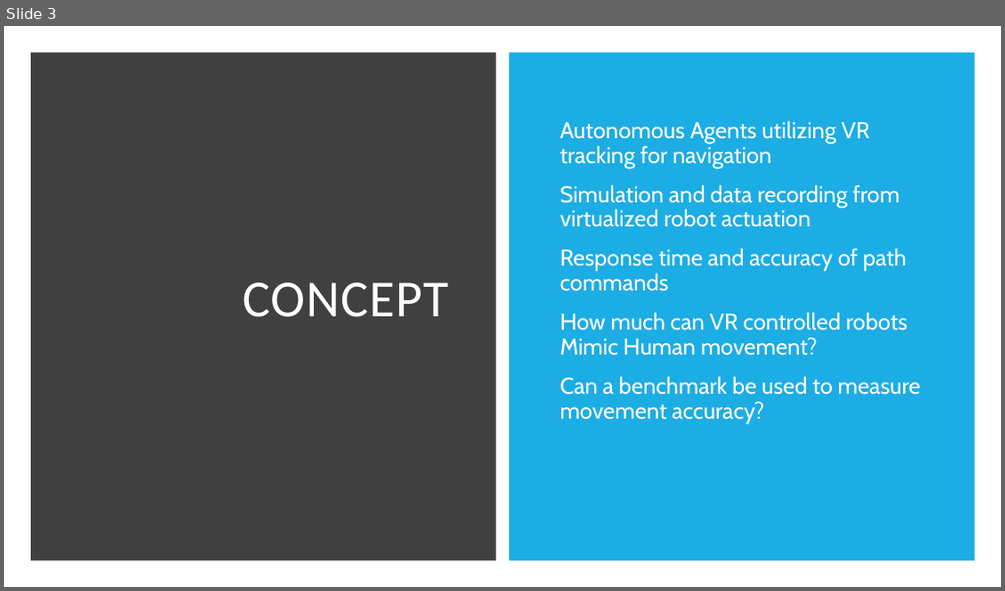
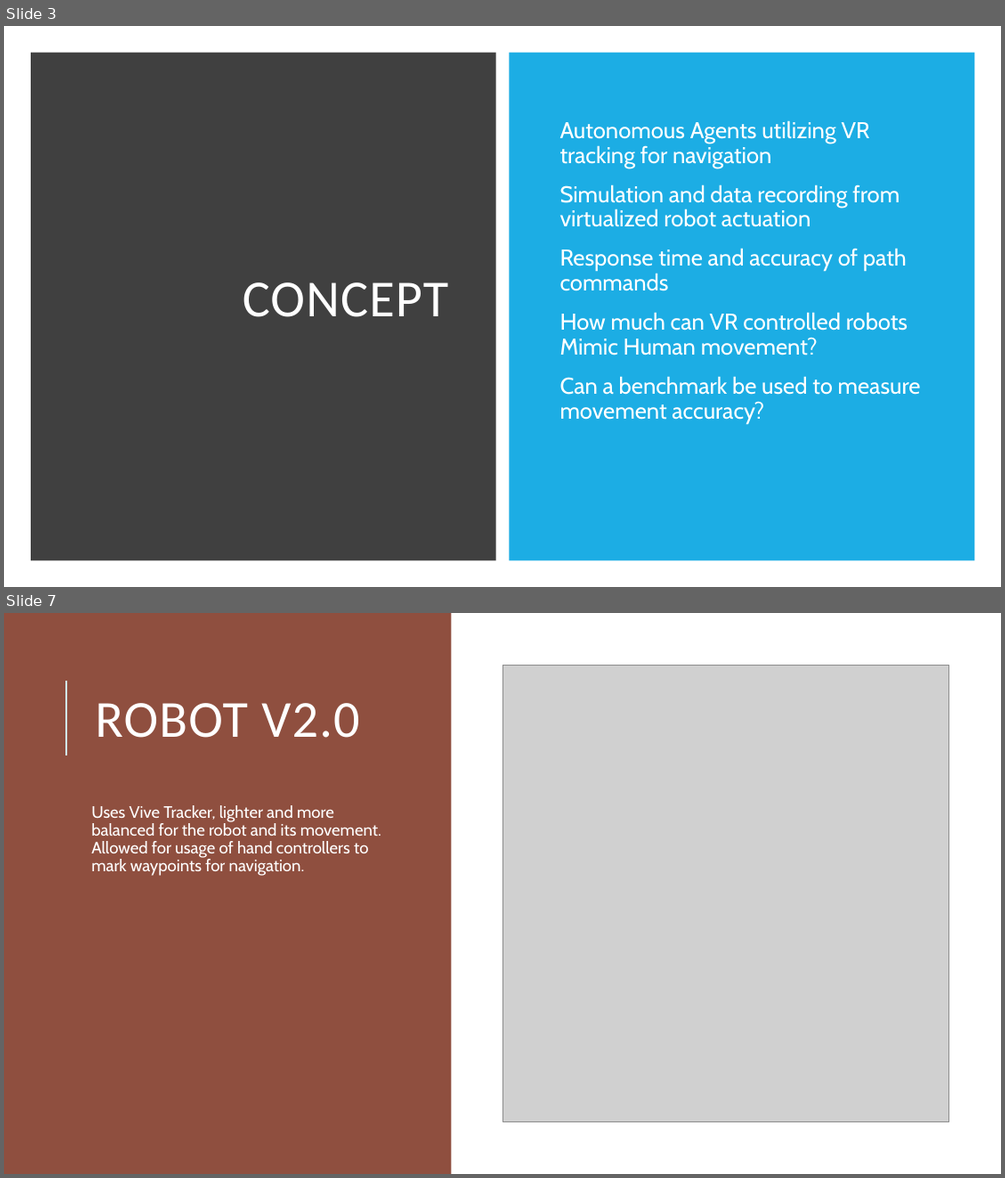
Before and after one commit to RubenTipparach/Mimicvr, a slide deck: Report/Mimic vr.pptx. Shown one above the other, each under a label of ours: slide 3 before the commit, slides 3 and 7 after it; the slides between them are not shown. The pictures are 1005x591 and 1005x1178 pixels, drawn with LibreOffice and Linux fonts; fonts in the diff are those of the drawing; grey boxes stand for pictures. Boxes give left, top, right and bottom in pixels: in the first picture for what was removed or moved away, otherwise in the second. Text is boxed around its words. In the diff, an @@ line names an element or a change of style, - is before the commit and + after.

```diff
--- a/Report/Mimic vr.pptx
+++ b/Report/Mimic vr.pptx
@@ slide 7 added at [4, 613, 1001, 1174], background #FFFFFF @@
@@ rectangle added at [4, 613, 451, 1174], fill #8F4F3F @@
@@ picture added at [502, 666, 949, 1121] @@
@@ line added from (66, 755) to (66, 681), #D2EFFA 1.5 pt @@
@@ title added at [95, 703, 359, 738], 50 pt, text #FFFFFF @@
+ROBOT V2.0
@@ text added at [91, 805, 381, 876], 16 pt, text #FFFFFF @@
+Uses Vive Tracker, lighter and more balanced for the robot and its movement. Allowed for usage of hand controllers to mark waypoints for navigation.
```
Also in this commit, not shown: 14 other slides added, 1 slide removed.
